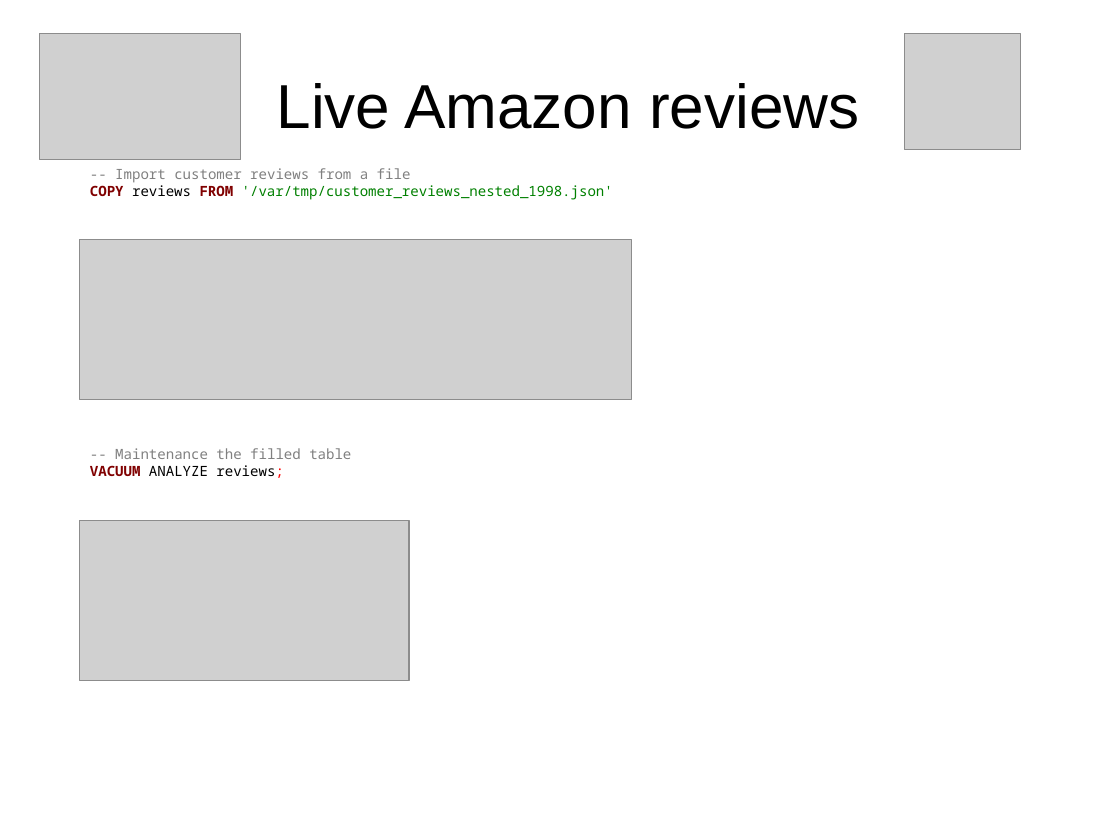
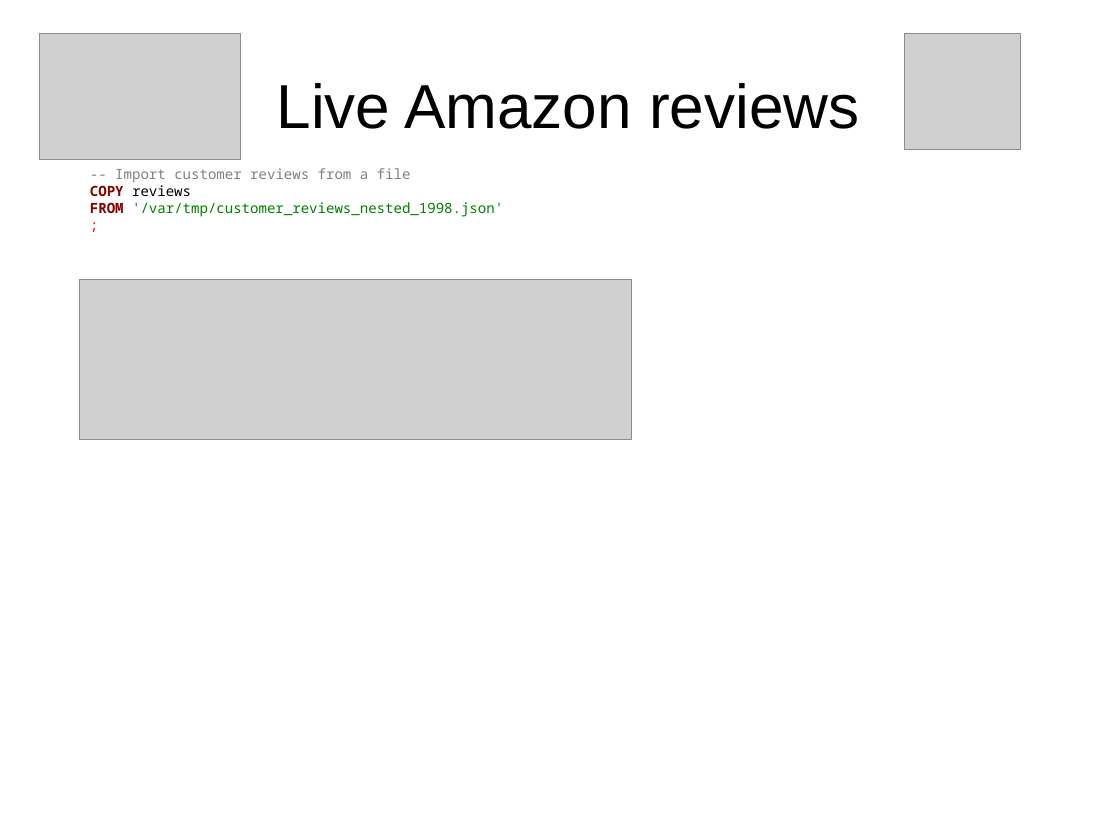
Before and after one commit to sjstoelting/talks, a slide deck: slide 35 of json-by-example/JSON-by-example.odp. Drawn at 1120x840 pixels with LibreOffice and Linux fonts; fonts in the diff are those of the drawing; grey boxes stand for pictures. Boxes give left, top, right and bottom in pixels: in the first picture for what was removed or moved away, otherwise in the second. Text is boxed around its words. In the diff, an @@ line names an element or a change of style, - is before the commit and + after.

Commit message:
Added having a look at the Amazon JSON structure to the queries and the slides. Plus some minor corrections on the slides.

```diff
--- a/json-by-example/JSON-by-example.odp
+++ b/json-by-example/JSON-by-example.odp
@@ text at (90,182,503,217): text changed @@
-COPY reviews FROM '/var/tmp/customer_reviews_nested_1998.json'
+COPY reviews
+FROM '/var/tmp/customer_reviews_nested_1998.json'
+;
@@ picture: place and size @@
-picture at (80,240,632,399)
+picture at (80,281,632,440)
@@ text removed at (90,448,351,478) @@
--- Maintenance the filled table
-VACUUM ANALYZE reviews;
@@ picture removed at (80,520,410,681) @@
```
Also in this commit, not shown: 4 other slides changed, 1 slide added, 2 other files.
